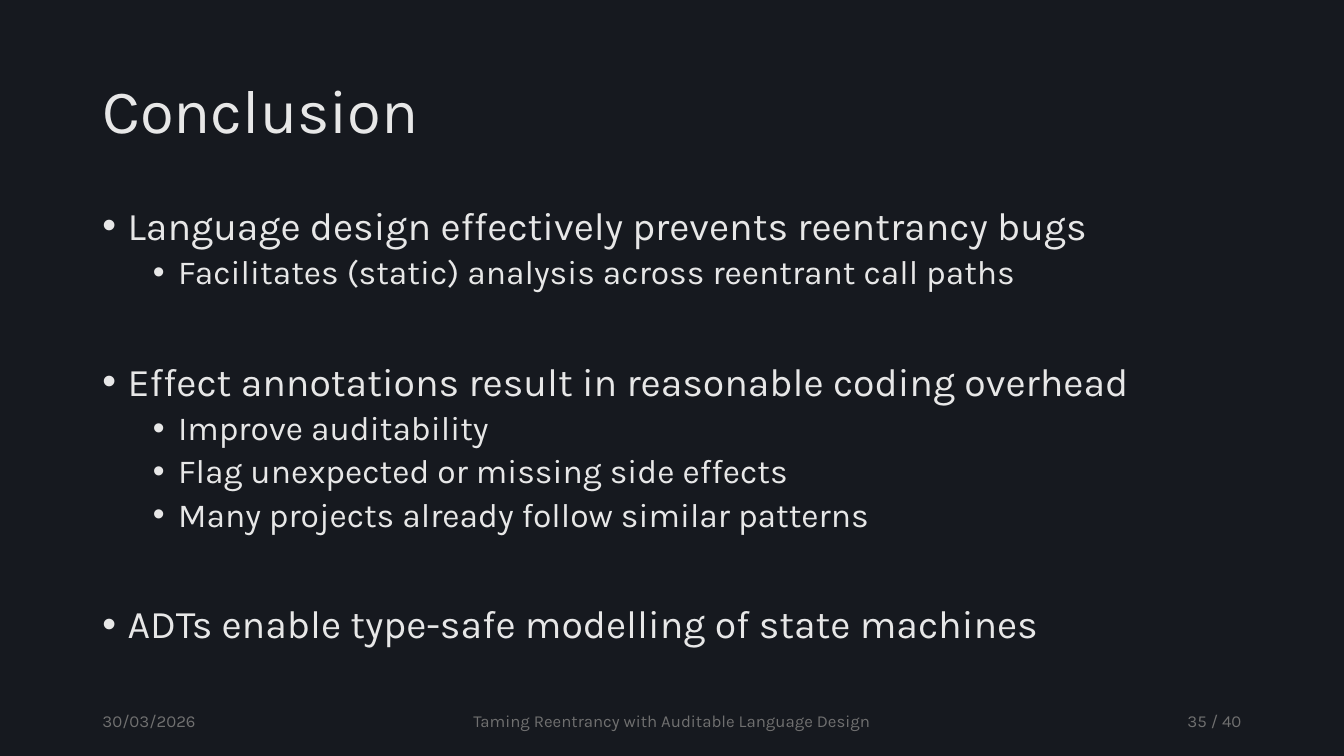
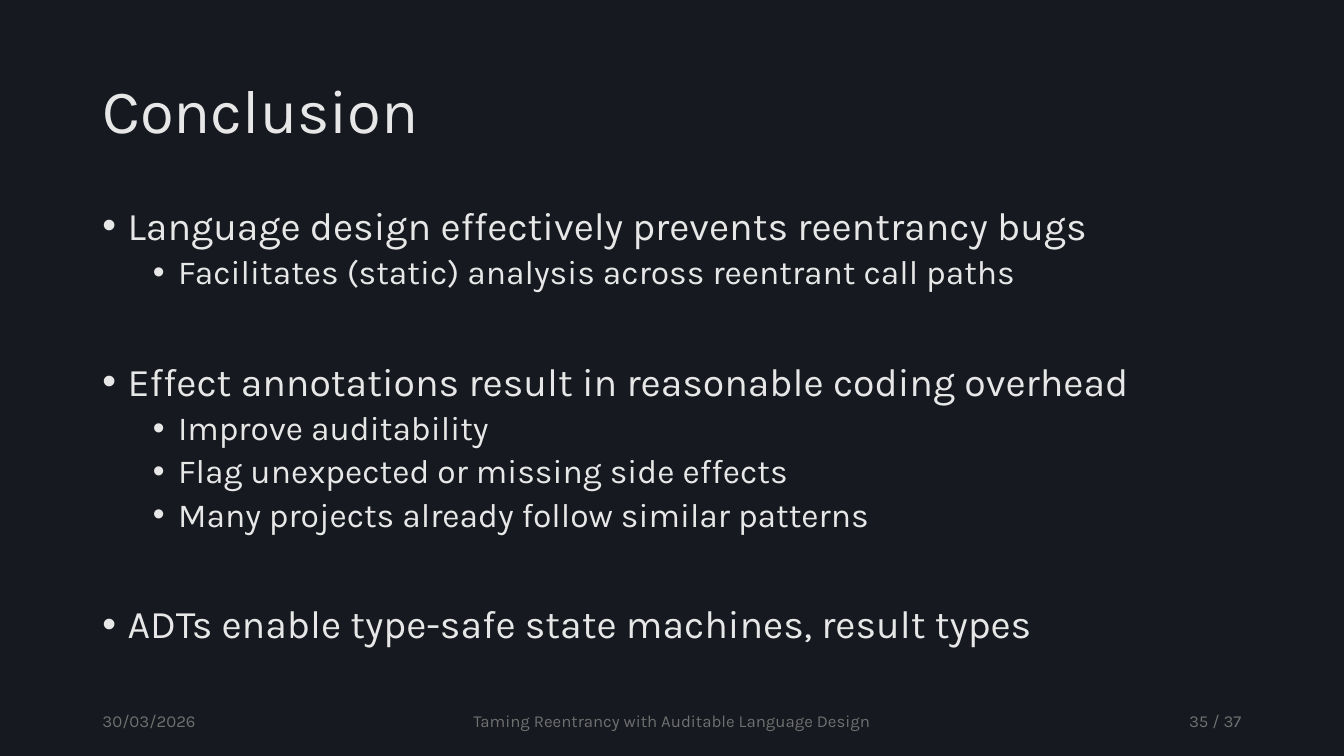
Before and after one commit to tzann/thesis, a slide deck: slide 35 of doc/presentation/Thesis.pptx. Drawn at 1344x756 pixels with LibreOffice and Linux fonts; fonts in the diff are those of the drawing. Boxes give left, top, right and bottom in pixels: in the first picture for what was removed or moved away, otherwise in the second. Text is boxed around its words. In the diff, an @@ line names an element or a change of style, - is before the commit and + after.

```diff
--- a/doc/presentation/Thesis.pptx
+++ b/doc/presentation/Thesis.pptx
@@ text at [128,611,1032,648]: text changed @@
-• ADTs enable type-safe modelling of state machines
+• ADTs enable type-safe state machines, result types
@@ page number at [1189,716,1242,727]: text changed @@
-35 / 40
+35 / 37
```
Also in this commit, not shown: 7 other slides changed.
